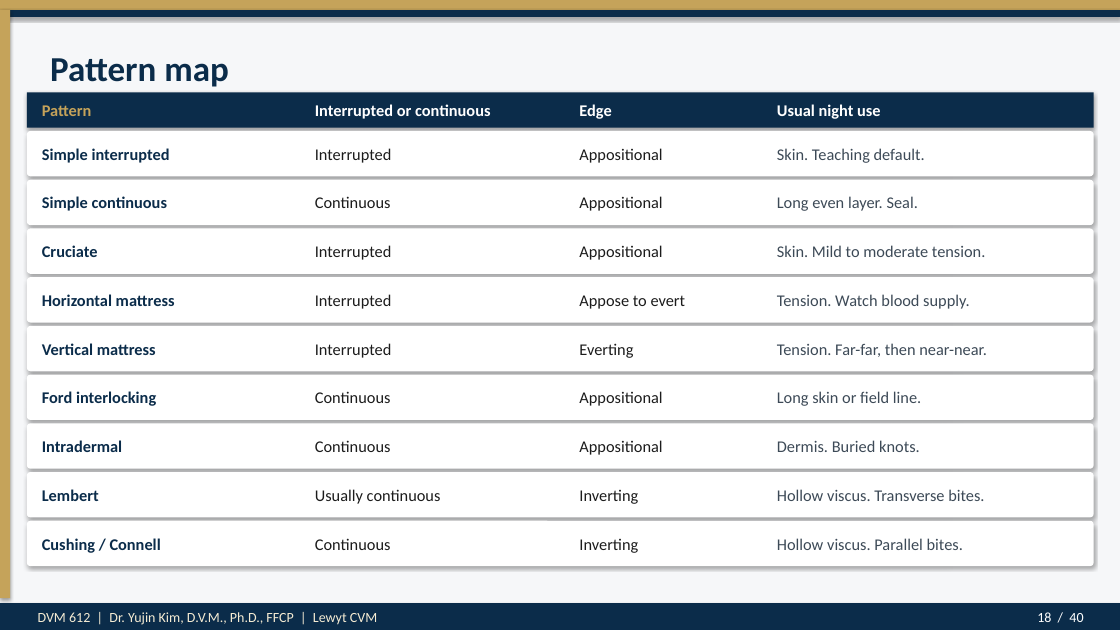
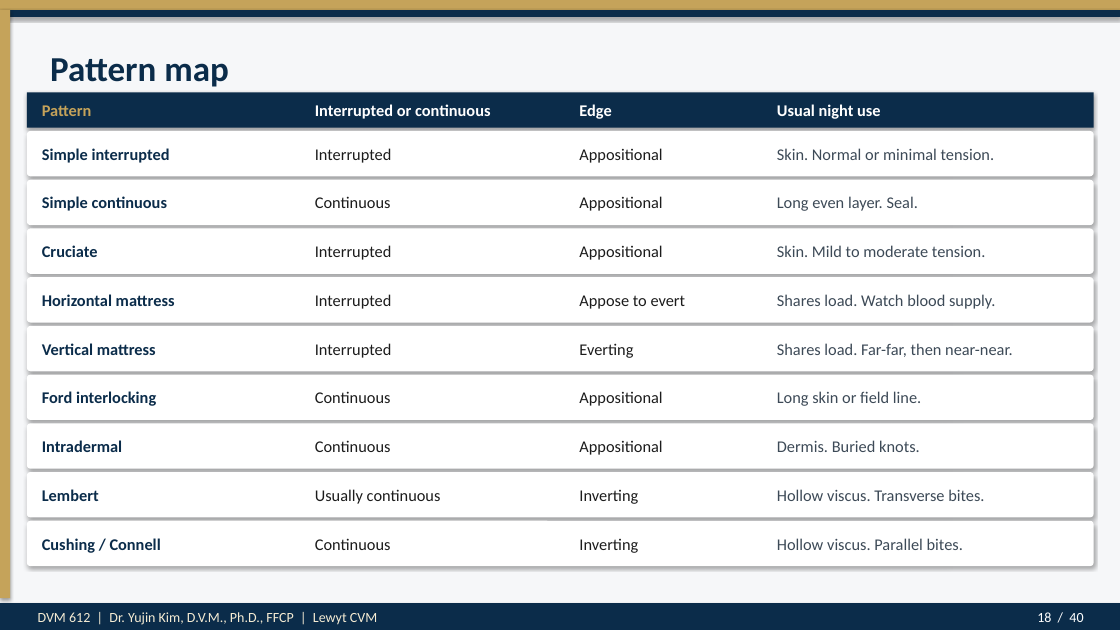
Before and after one commit to drkimvet/happycare, a slide deck: slide 18 of lectures/DVM-612_Week7_Suture_Patterns_Closures.pptx. Drawn at 1120x630 pixels with LibreOffice and Linux fonts; fonts in the diff are those of the drawing. Boxes give left, top, right and bottom in pixels: in the first picture for what was removed or moved away, otherwise in the second. Text is boxed around its words. In the diff, an @@ line names an element or a change of style, - is before the commit and + after.

```diff
--- a/lectures/DVM-612_Week7_Suture_Patterns_Closures.pptx
+++ b/lectures/DVM-612_Week7_Suture_Patterns_Closures.pptx
@@ text at box(777, 148, 994, 160): text changed @@
-Skin. Teaching default.
+Skin. Normal or minimal tension.
@@ text at box(777, 294, 995, 309): text changed @@
-Tension. Watch blood supply.
+Shares load. Watch blood supply.
@@ text at box(777, 343, 1013, 357): text changed @@
-Tension. Far-far, then near-near.
+Shares load. Far-far, then near-near.
```
Also in this commit, not shown: 7 other slides changed, 2 other files.
